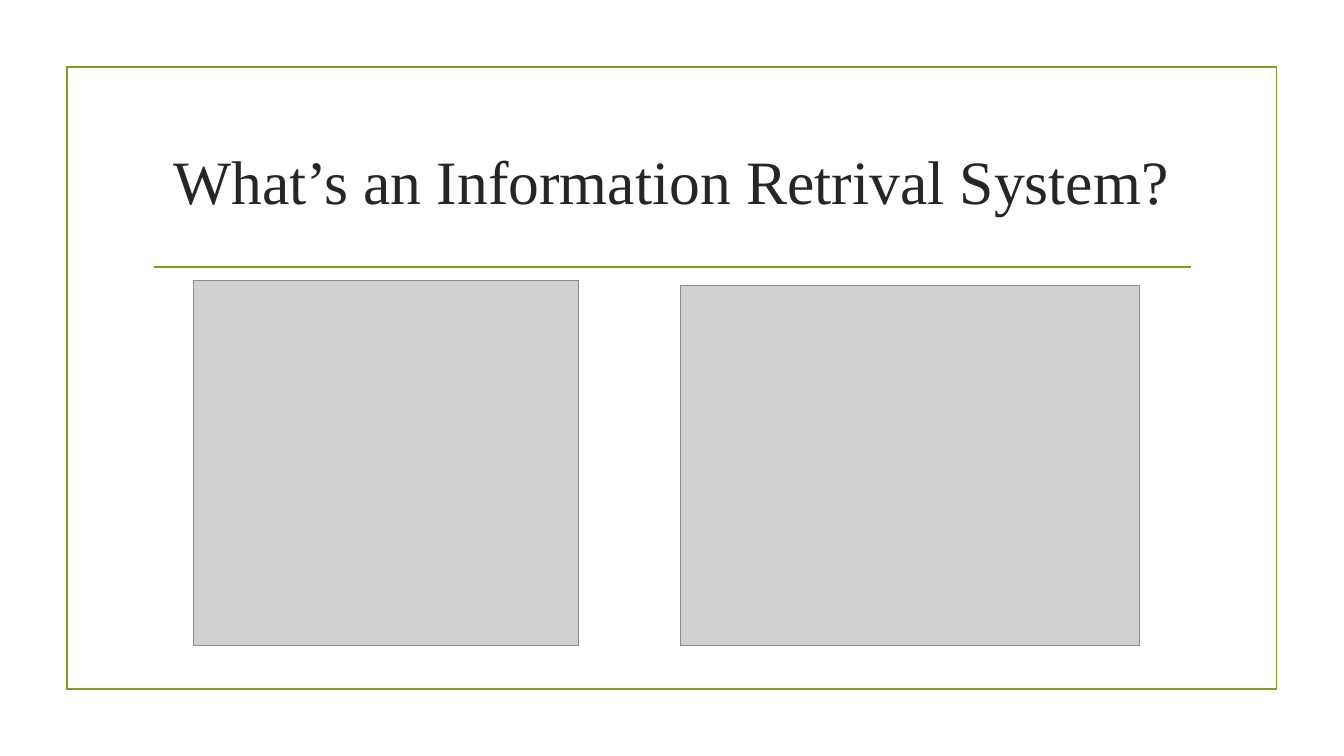
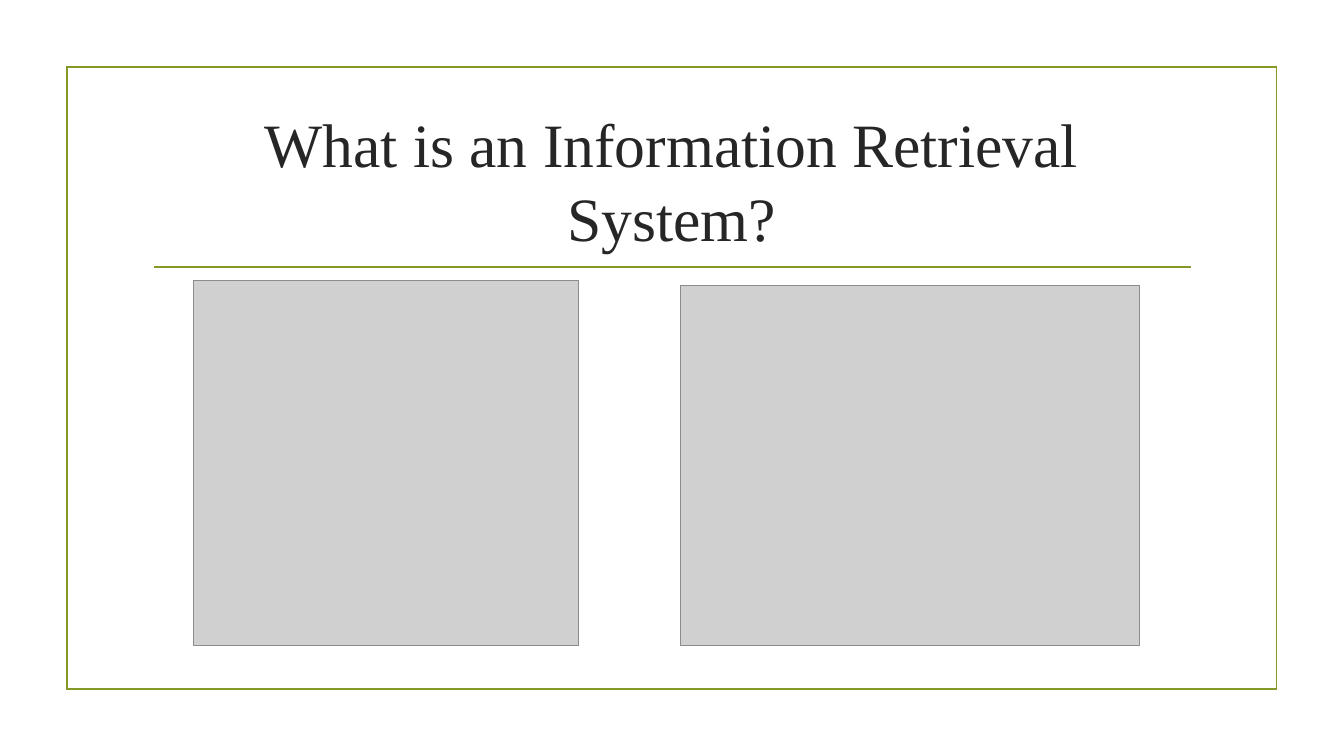
Before and after one commit to alidragon/Capstone2015, a slide deck: slide 3 of Information Retrieval System.pptx. Drawn at 1344x756 pixels with LibreOffice and Linux fonts; fonts in the diff are those of the drawing; grey boxes stand for pictures; background and template pictures are left out. Boxes give left, top, right and bottom in pixels: in the first picture for what was removed or moved away, otherwise in the second. Text is boxed around its words. In the diff, an @@ line names an element or a change of style, - is before the commit and + after.

```diff
--- a/Information Retrieval System.pptx
+++ b/Information Retrieval System.pptx
@@ title at (x1=264, y1=123, x2=1078, y2=253): text changed @@
-What’s an Information Retrival System?
+What is an Information Retrieval System?
```
Also in this commit, not shown: 21 other files.
